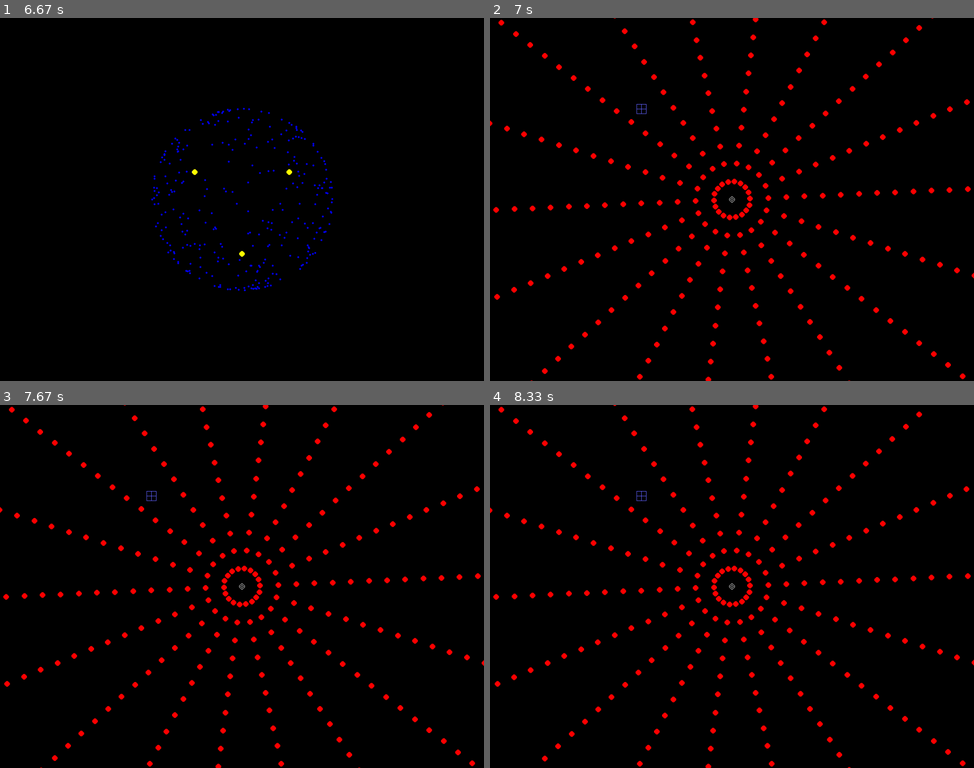
Above: before the commit, frames 1-4 (two rows, left to right).
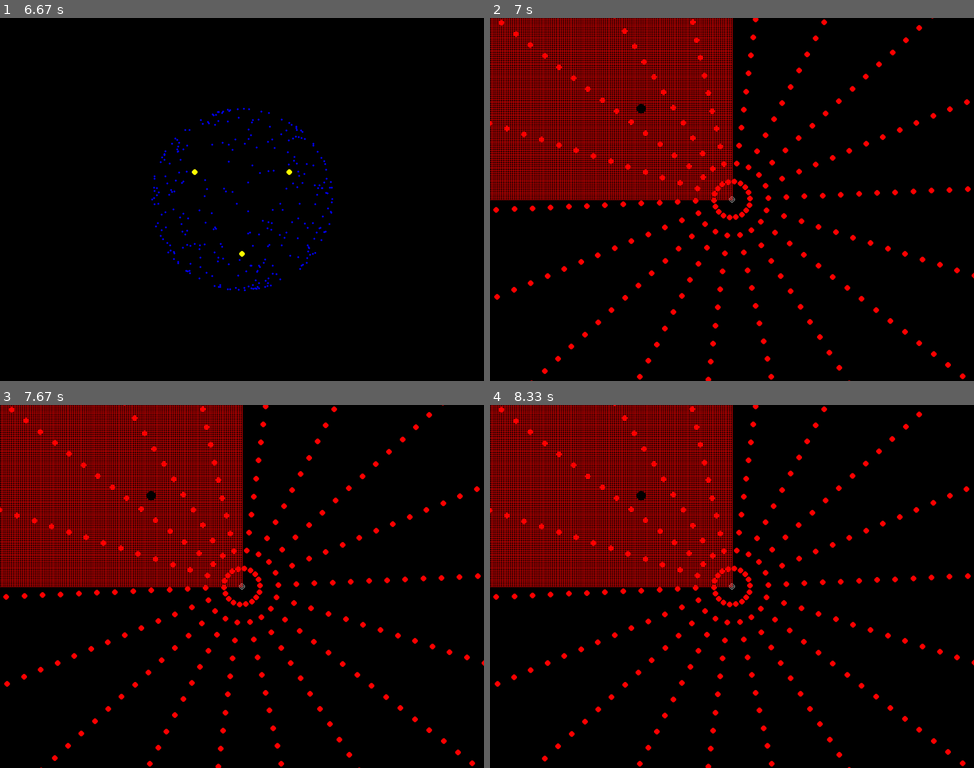
Above: after the commit, the same moments.

Repository: Franck-Dernoncourt/MIB
Game: pygame game, started from src/main.py
The game is run twice, just before and just after one commit, with the same random seed, the same clock (stepped at 60 frames per second) and the same inputs. The source is Python 2; it was converted automatically to run under Python 3.
Inputs (mouse positions are in pixels of both pictures, inside the frame that each line leads up to):
- Up to frame 1 (6.67 s): type "Ann (at the terminal prompt)" at 0 s; tap 1 at 0.33, 6, 6.4 s; click (290, 279) at 0.72 s; click (300, 232) at 1.05 s; click (67, 188) at 1.38 s; click (227, 137) at 1.72 s; click (164, 79) at 2.05 s; click (343, 134) at 2.88 s; click (96, 76) at 3.22 s; click (106, 239) at 3.55 s; click (135, 130) at 4.38 s; click (145, 228) at 4.72 s; click (125, 105) at 5.05 s; click (130, 322) at 5.38 s; click (145, 253) at 5.72 s
- Up to frame 2 (7 s): tap 1 at 6.7 s; click (678, 308) at 6.88 s
- Up to frame 3 (7.67 s): no input
- Up to frame 4 (8.33 s): no input

Frame 1 is identical in both runs. In frame 2, 18% of the frame differs, in the area x 0-51%, y 0-51%; in frame 3, 18%; in frame 4, 18%.

Commit message:
Demonstration #3b: A Disappearing Hole - First version

Diff:
--- a/src/illusions/exp3.py
+++ b/src/illusions/exp3.py
@@ -36,7 +36,7 @@
 grid_spacing = 0.2
 grid_length = 0.05
 grid_lines_width = 1
-grid_color = (100, 100, 255)
+grid_color = circle_color
 
 
 # Takes real coordinates, returns pixel coordinates
@@ -93,14 +93,23 @@
 
             # Display grid
             set_rotation(0)
-            grid_width = 0.05
-            grid_height = 0.05
-            grid_width_in_lines = 3
-            grid_height_in_lines = 3
-            grid_center = (-0.5, 0.5)
-            grid_space_width = grid_width / (grid_width_in_lines - 1)
-            grid_space_height = grid_height / (grid_height_in_lines - 1)
 
+            if object_type == "object":
+                grid_width = 0.05
+                grid_height = 0.05
+                grid_width_in_lines = 3
+                grid_height_in_lines = 3
+                grid_center = (-0.5, 0.5)
+
+            else:
+                grid_width = 2
+                grid_height = 2
+                grid_width_in_lines = 200
+                grid_height_in_lines = 200
+                grid_center = (-1, 1)
+
+            grid_space_width = float(grid_width) / (grid_width_in_lines - 1)
+            grid_space_height = float(grid_height) / (grid_height_in_lines - 1)
             for line_x in range(grid_width_in_lines):
                 fr = (grid_center[0] - grid_width / 2.0 + line_x * grid_space_width, grid_center[1] - grid_height / 2.0)
                 to = (grid_center[0] - grid_width / 2.0 + line_x * grid_space_width, grid_center[1] + grid_height / 2.0)
@@ -110,6 +119,12 @@
                 to = (grid_center[0] + grid_width / 2.0, grid_center[1] - grid_height / 2.0 + line_y * grid_space_height)
                 pygame.draw.line(surf, grid_color, coord(fr), coord(to), grid_lines_width)
 
+            if object_type == "hole":
+                hole_radius = 10
+                hole_color = (0, 0, 0)
+                hole_center = (-0.5, 0.5)
+                pygame.draw.circle(surf, hole_color, coord(hole_center), hole_radius, 0)
+
             # Display everything
             pygame.display.flip()
             frames += 1
